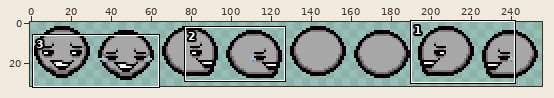
Sprite sheet: resources/gfx/costumes/sheet_costume_gasoline_grey.png. The picture above shows the old version from afar; the outline marks the close-up.
Close-up. Old version:
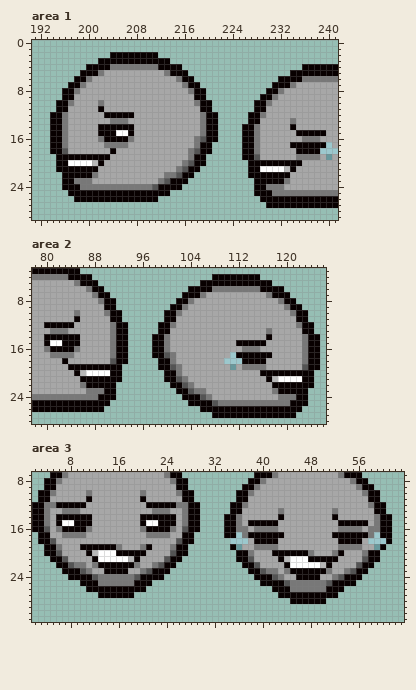
The file is 256x32 pixels. Shown: area 1: x 191..241, y 0..29; area 2: x 78..126, y 3..28; area 3: x 2..63, y 7..31.
After the commit:
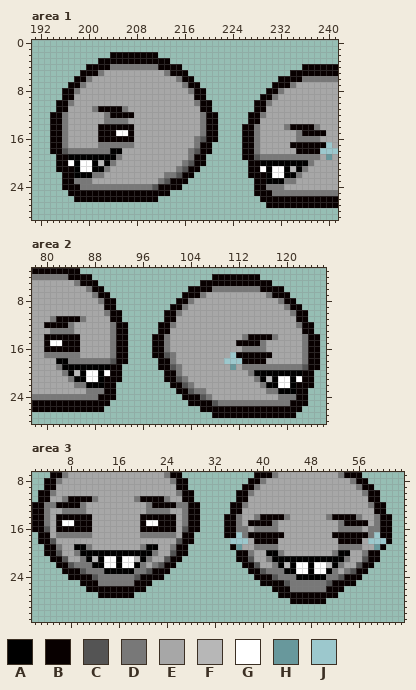
Palette (. is transparent): A #000000  B #080000  C #545454  D #787878  E #a7a7a7  F #b7b7b7  G #ffffff  H #68989c  J #9cc8cd
Changes in this commit:
Area 1:
y 10: x 202 D -> E
y 11: x 201 E -> D; x 203..206 EEEE -> BBBD
y 12: x 203 B -> D
y 13: x 203 E -> D; x 234 D -> E
y 14: x 233 E -> D; x 235..238 EEEE -> BBBD
y 15: x 235 B -> D
y 16: x 202 D -> B; x 207 D -> B; x 235 E -> D
y 17: x 202 E -> D; x 207 E -> D
y 18: x 197..205 EEEEEEEBE -> DDDDDDDAA
y 19: x 197..205 BBBBBBBEE -> AAAAAAAAD; x 229..234 EEEEEE -> DDDDDD
y 20: x 198 G -> A; x 201..204 FBEE -> AFAD; x 229..237 BBBBBBBEE -> AAAAAAAAD
y 21: x 198..203 BBBBEE -> AGGAAD; x 230 G -> A; x 233..236 FBEE -> AFAD
y 22: x 198..200 BBB -> AAA; x 202 E -> D; x 230..235 BBBBEE -> AGGAAD
y 23: x 230..232 BBB -> AAA; x 234 E -> D
Area 2:
y 10: x 85 D -> E
y 11: x 81..84 EEEE -> DBBB; x 86 E -> D
y 12: x 84 B -> D
y 13: x 84 E -> D; x 117 D -> E
y 14: x 113..116 EEEE -> DBBB; x 118 E -> D
y 15: x 116 B -> D
y 16: x 80 D -> B; x 85 D -> B; x 116 E -> D
y 17: x 80 E -> D; x 85 E -> D
y 18: x 82..90 EBEEEEEEE -> AADDDDDDD
y 19: x 82..90 EEBBBBBBB -> DAAAAAAAA; x 117..122 EEEEEE -> DDDDDD
y 20: x 83..86 EEBF -> DAFA; x 89 G -> A; x 114..122 EEBBBBBBB -> DAAAAAAAA
y 21: x 84..89 EEBBBB -> DAAGGA; x 115..118 EEBF -> DAFA; x 121 G -> A
y 22: x 85 E -> D; x 87..89 BBB -> AAA; x 116..121 EEBBBB -> DAAGGA
y 23: x 117 E -> D; x 119..121 BBB -> AAA
Area 3:
y 10: x 11 D -> E; x 20 D -> E
y 11: x 7..10 EEEE -> DBBB; x 12 E -> D; x 19 E -> D; x 21..24 EEEE -> BBBD
y 12: x 10 B -> D; x 21 B -> D
y 13: x 10 E -> D; x 21 E -> D; x 43 D -> E; x 52 D -> E
y 14: x 39..42 EEEE -> DBBB; x 44 E -> D; x 51 E -> D; x 53..56 EEEE -> BBBD
y 15: x 42 B -> D; x 53 B -> D
y 16: x 6 D -> B; x 11 D -> B; x 20 D -> B; x 25 D -> B
y 17: x 6 E -> D; x 11 E -> D; x 20 E -> D; x 25 E -> D
y 19: x 9..16 EBBBBBBD -> AADEEEEE; x 21..22 BE -> AA
y 20: x 9..22 EEBFGGGBBBBBEE -> DAAAAAAAAAAAAD; x 41..48 EBBBBBBD -> AADEEEEE; x 53..54 BE -> AA
y 21: x 10..13 EEBG -> DAFA; x 16 G -> A; x 18..21 FBEE -> GFAD; x 41..54 EEBFGGGBBBBBEE -> DAAAAAAAAAAAAD
y 22: x 11..20 EDBBBBBBDE -> DAAGGAGGAD; x 42..45 EEBG -> DAFA; x 48 G -> A; x 50..53 FBEE -> GFAD
y 23: x 12..19 EEBBBBEE -> DDAAAAAD; x 43..52 EDBBBBBBDE -> DAAGGAGGAD
y 24: x 44..51 EEBBBBEE -> DDAAAAAD
